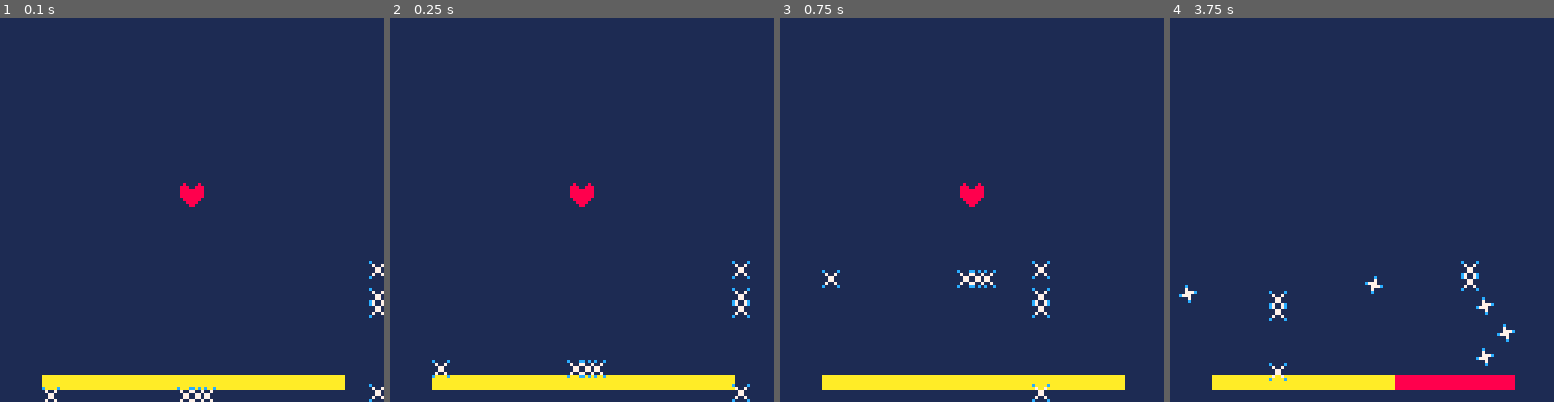
Above: before the commit, frames 1-4 (left to right).
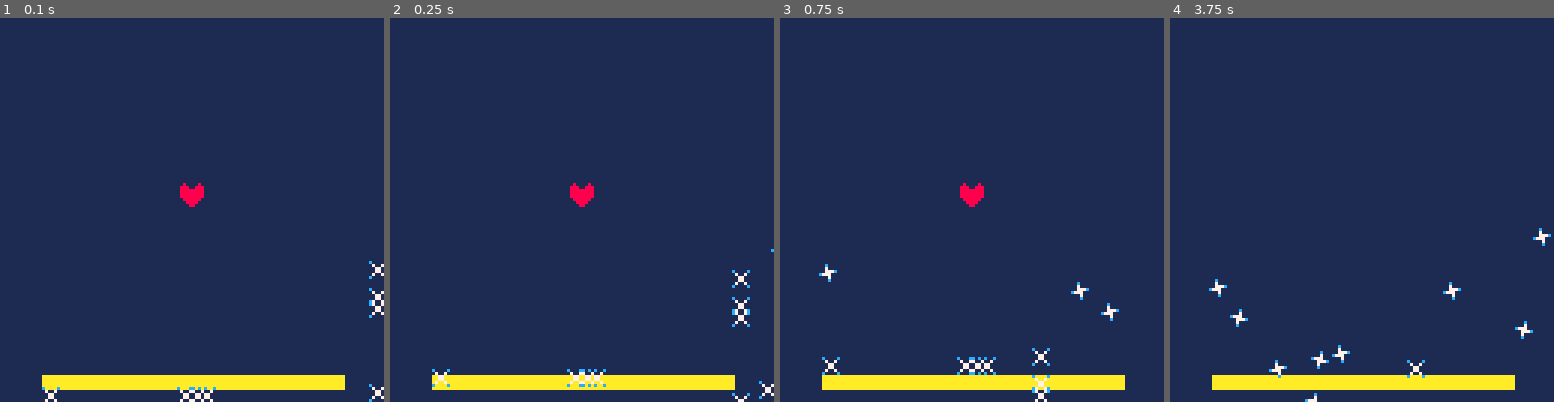
Above: after the commit, the same moments.

Repository: hiddenwaffle/pico8-sandbox
Game: PICO-8 cartridge undertale-stars.p8
Two runs of this game, one before a commit and one after it. Both use one fixed random seed, a clock stepped at 60 frames per second and the inputs below.
Inputs:
- Up to frame 1 (0.1 s): no input
- Up to frame 2 (0.25 s): no input
- Up to frame 3 (0.75 s): no input
- Up to frame 4 (3.75 s): hold Right 1.6-2.1 s; hold Up 2.15-2.42 s; hold Right 2.47-3.03 s; hold Left 3.08-3.58 s; hold Down from 3.63 s (still down)

Frame 1 is identical in both runs. In frame 2, 0.9% of the frame differs, in the area x 10-100%, y 60-100%; in frame 3, 1.2%; in frame 4, 2.6%, in the area x 2-100%, y 54-100%.

Commit message:
Add gravity

Diff:
--- a/undertale-stars.p8
+++ b/undertale-stars.p8
@@ -52,6 +52,7 @@
 function update_stars()
   animate_stars()
   move_stars()
+  gravitate_stars()
   cleanup_stars()
   activate_stars()
 end
@@ -71,6 +72,12 @@
       star.x += star.dx
       star.y += star.dy
     end
+  end
+end
+
+function gravitate_stars()
+  for star in all(g_stars) do
+    star.dy += 0.03
   end
 end
 
